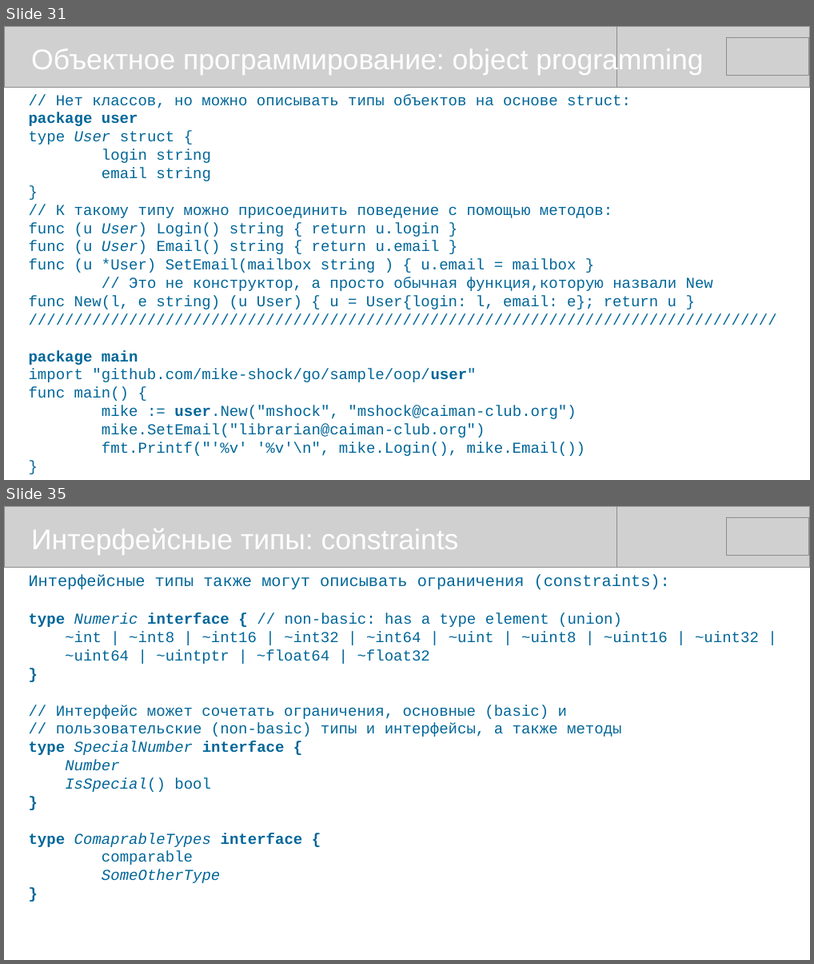
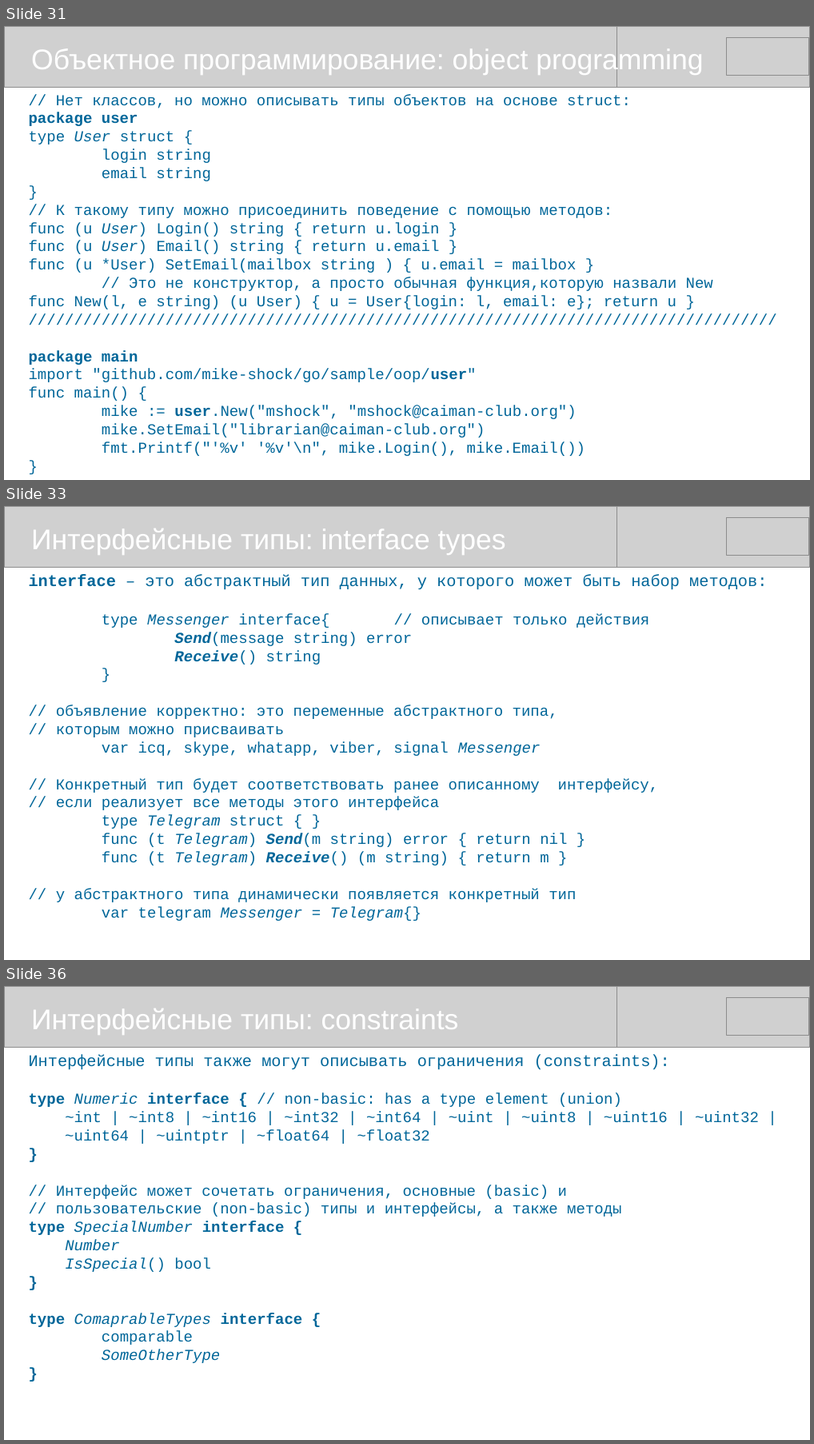
Before and after one commit to mike-shock/Go_language, a slide deck: Go_Review.odp. Shown one above the other, each under a label of ours: slides 31 and 35 before the commit, slides 31, 33 and 36 after it; the slides between them are not shown. The pictures are 814x964 and 814x1444 pixels, drawn with LibreOffice and Linux fonts; fonts in the diff are those of the drawing; grey boxes stand for pictures. Boxes give left, top, right and bottom in pixels: in the first picture for what was removed or moved away, otherwise in the second. Text is boxed around its words. In the diff, an @@ line names an element or a change of style, - is before the commit and + after.

```diff
--- a/Go_Review.odp
+++ b/Go_Review.odp
@@ slide 33 added at box(4, 506, 810, 960), background #FFFFFF @@
@@ picture added at box(4, 506, 618, 567) @@
@@ text added at box(31, 528, 506, 555), 28 pt, text #FFFFFF @@
+Интерфейсные типы: interface types
@@ picture added at box(197, 506, 810, 567) @@
@@ picture added at box(727, 518, 810, 556) @@
@@ text added at box(29, 575, 767, 920), 15 pt, text #006699 @@
+interface – это абстрактный тип данных, у которого может быть набор методов:
+type Messenger interface{ // описывает только действия
+Send(message string) error
+Receive() string
+}
+// объявление корректно: это переменные абстрактного типа,
+// которым можно присваивать
+var icq, skype, whatapp, viber, signal Messenger
+// Конкретный тип будет соответствовать ранее описанному интерфейсу,
+// если реализует все методы этого интерфейса
+type Telegram struct { }
+func (t Telegram) Send(m string) error { return nil }
+func (t Telegram) Receive() (m string) { return m }
+// у абстрактного типа динамически появляется конкретный тип
+var telegram Messenger = Telegram{}
@@ what was slide 35 is now slide 36 @@
```
Also in this commit, not shown: 7 slides changed, 3 other files.
